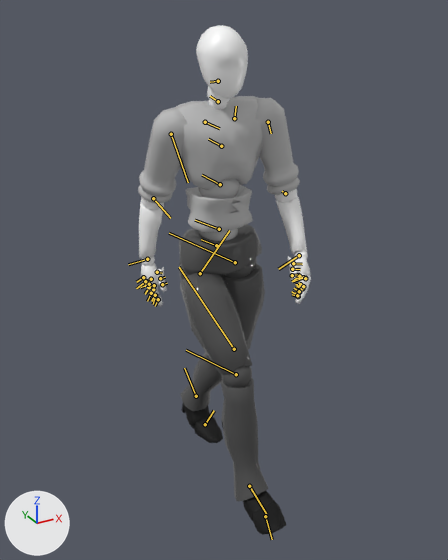
The FBX model TRUE_ENTROPY_UNITYPROJECT/Assets/Animation/Jer/New/Walking (5).fbx as it was, and as the next commit left it.
Both versions are drawn from a 50 mm camera at (-0.887, -1.714, 1.628) aimed at (0.015, -0.075, 0.809). Lighting does not change. The marker at lower left points along +X, +Y and +Z. Both versions are drawn at frame 20 of the action 'Take 001'; the numbers are the values there. The bones that bend it are drawn over the model as lines.

In view in the first picture: 'Arms', 'Head001', 'Legs', 'Shirt', 'Shoes', 'Torso'.
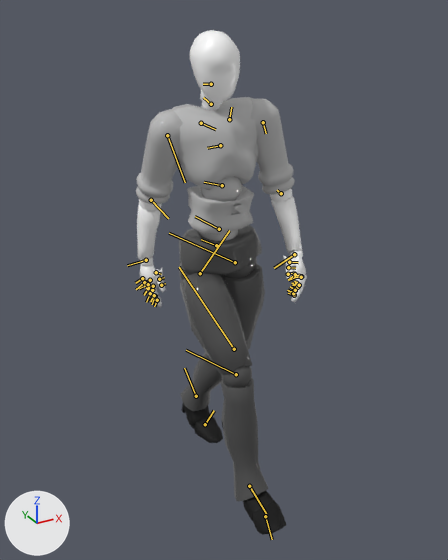
Changed parts and their boxes [x1, y1, x2, y2] in the pictures (448 x 560 px):
'Torso', posed: before [176, 96, 263, 241]; after [172, 97, 258, 241]
'Shirt', posed: before [138, 98, 300, 203]; after [136, 98, 295, 205]
'Arms', posed: before [139, 189, 311, 306]; after [137, 189, 307, 307]
'Head001', posed: before [196, 25, 248, 110]; after [190, 30, 240, 110]
bone 'spine_01', root to tip: before (219, 229) to (195, 220); after (219, 229) to (195, 216)
bone 'spine_02', root to tip: before (220, 184) to (202, 175); after (222, 185) to (204, 182)
bone 'spine_03', root to tip: before (221, 146) to (208, 139); after (220, 145) to (207, 148)
bone 'neck_01', root to tip: before (218, 101) to (210, 96); after (211, 104) to (203, 97)
bone 'clavicle_l', root to tip: before (234, 118) to (236, 106); after (229, 119) to (231, 107)
bone 'clavicle_r', root to tip: before (205, 122) to (219, 128); after (201, 123) to (215, 129)

The edits, one by one:
Bone 'spine_01' (bone_spine_01) turns from (-3, 1, -1) to (-3, 1, -6) degrees about its own x, y and z.
Bone 'spine_02' (bone_spine_02) turns from (-4, -1, -3) to (-4, -1, 10) degrees about its own x, y and z.
Bone 'spine_03' (bone_spine_03) turns from (-4, 0, 1) to (-4, 0, 9) degrees about its own x, y and z.
Bone 'neck_01' (bone_neck_01) turns from (0, 0, 0) to (0, 0, -19) degrees about its own x, y and z.
Bone 'clavicle_l' (bone_clavicle_l) turns from (10, -11, -30) to (24, -2, -32) degrees about its own x, y and z.
Bone 'clavicle_r' (bone_clavicle_r) turns from (0, -3, 0) to (16, -4, -1) degrees about its own x, y and z.
